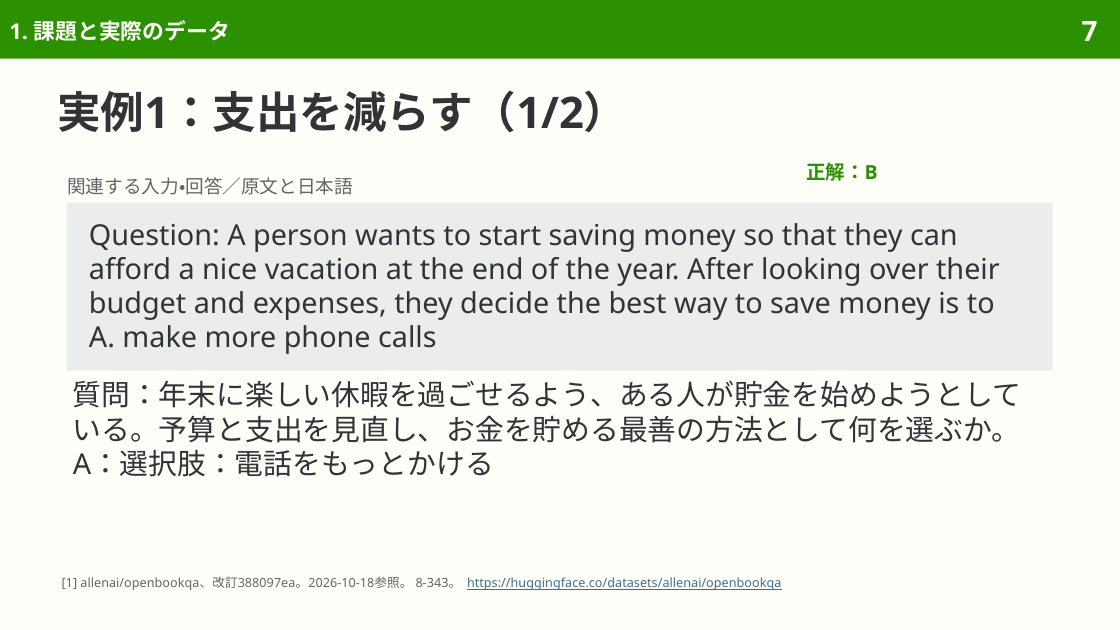
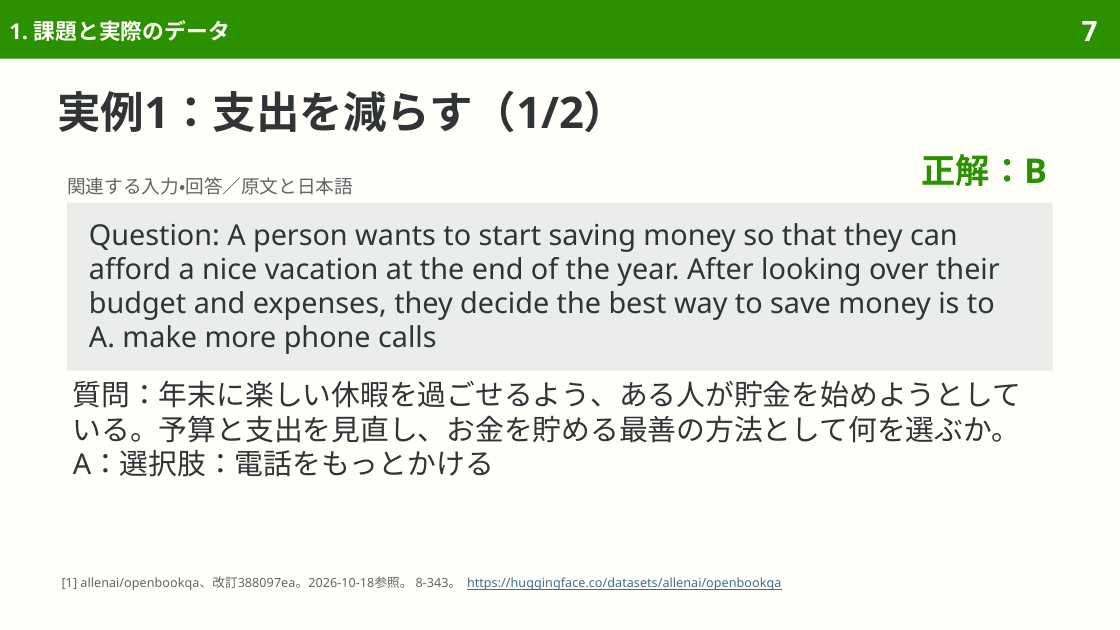
Before and after one commit to sasakiy84/datasets-in-10-minutes, a slide deck: slide 7 of slides/datasets-in-10-minutes-openbookqa.pptx. Drawn at 1120x630 pixels with LibreOffice and Linux fonts; fonts in the diff are those of the drawing. Boxes give left, top, right and bottom in pixels: in the first picture for what was removed or moved away, otherwise in the second. Text is boxed around its words. In the diff, an @@ line names an element or a change of style, - is before the commit and + after.

```diff
--- a/slides/datasets-in-10-minutes-openbookqa.pptx
+++ b/slides/datasets-in-10-minutes-openbookqa.pptx
@@ text "正解：B": place and size @@
-text "正解：B" at (806, 162, 877, 181)
+text "正解：B" at (922, 154, 1047, 186)
@@ text "正解：B" at (922, 154, 1047, 186): size 12.5 to 22 pt; alignment left to right; line spacing 1.17 to 26.4pt @@
```
Also in this commit, not shown: 21 other slides changed, 8 other files.
